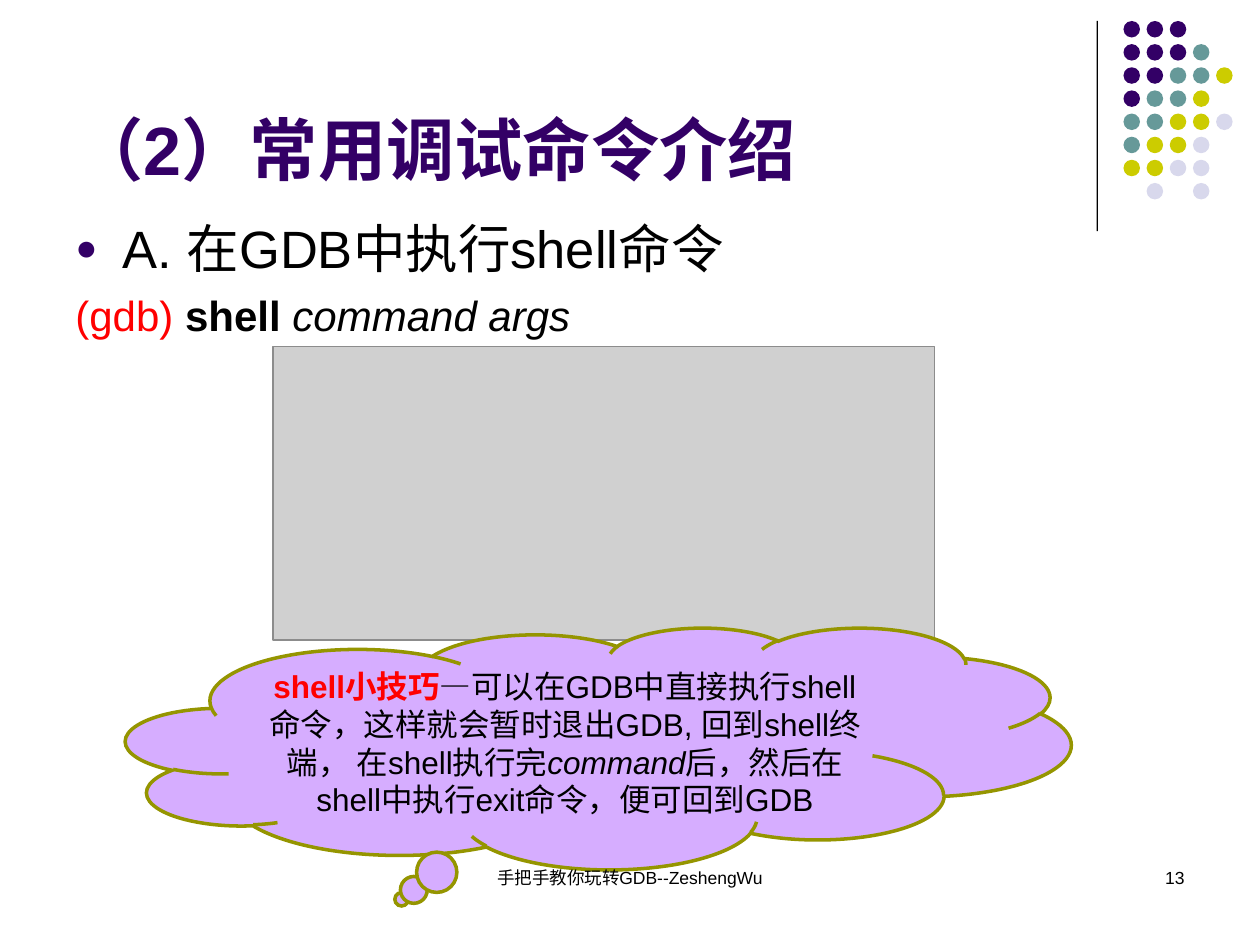
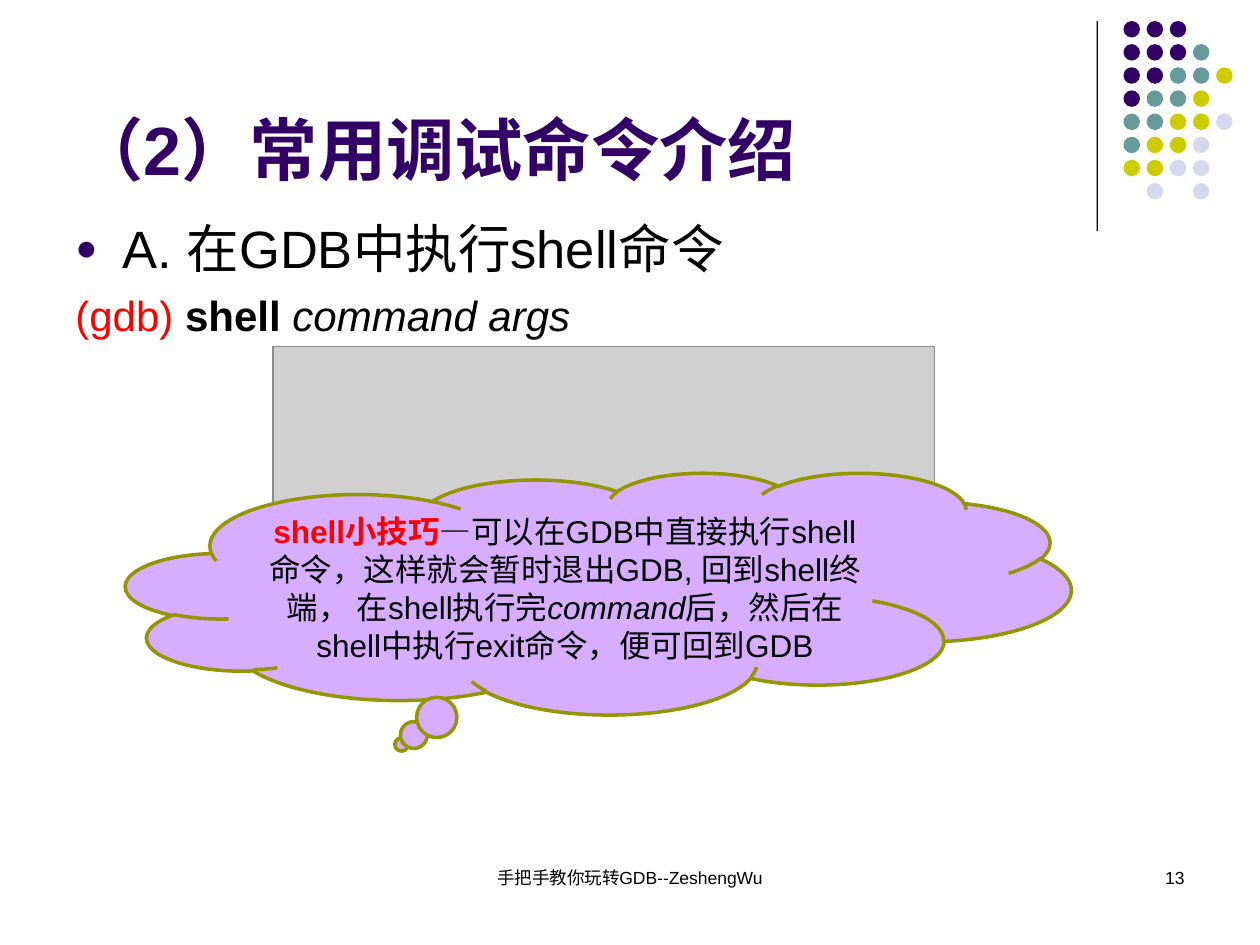
Before and after one commit to KublaikhanGeek/reactor, a slide deck: slide 13 of docs/手把手教你玩转GDB/手把手教你玩转GDB.ppt. Drawn at 1260x945 pixels with LibreOffice and Linux fonts; fonts in the diff are those of the drawing; grey boxes stand for pictures. Boxes give left, top, right and bottom in pixels: in the first picture for what was removed or moved away, otherwise in the second. Text is boxed around its words. In the diff, an @@ line names an element or a change of style, - is before the commit and + after.

```diff
--- a/docs/手把手教你玩转GDB/手把手教你玩转GDB.ppt
+++ b/docs/手把手教你玩转GDB/手把手教你玩转GDB.ppt
@@ thought cloud "shell小技巧—可以在GDB中直接执行shell命令，这样就会暂时退出GDB, 回到shell终端， 在shell执行 ...": place and size @@
-thought cloud "shell小技巧—可以在GDB中直接执行shell命令，这样就会暂时退出GDB, 回到shell终端， 在shell执行 ..." at <box>126,627,1071,869</box>
+thought cloud "shell小技巧—可以在GDB中直接执行shell命令，这样就会暂时退出GDB, 回到shell终端， 在shell执行 ..." at <box>126,472,1071,714</box>
```
Also in this commit, not shown: 21 other slides changed, 1 slide added, 1 slide removed, 1 other file.
